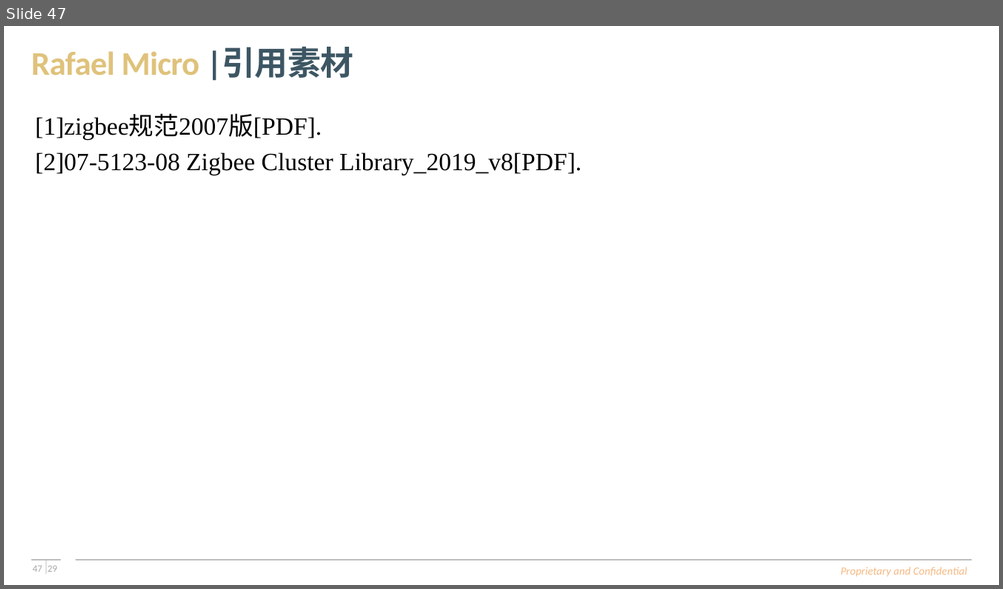
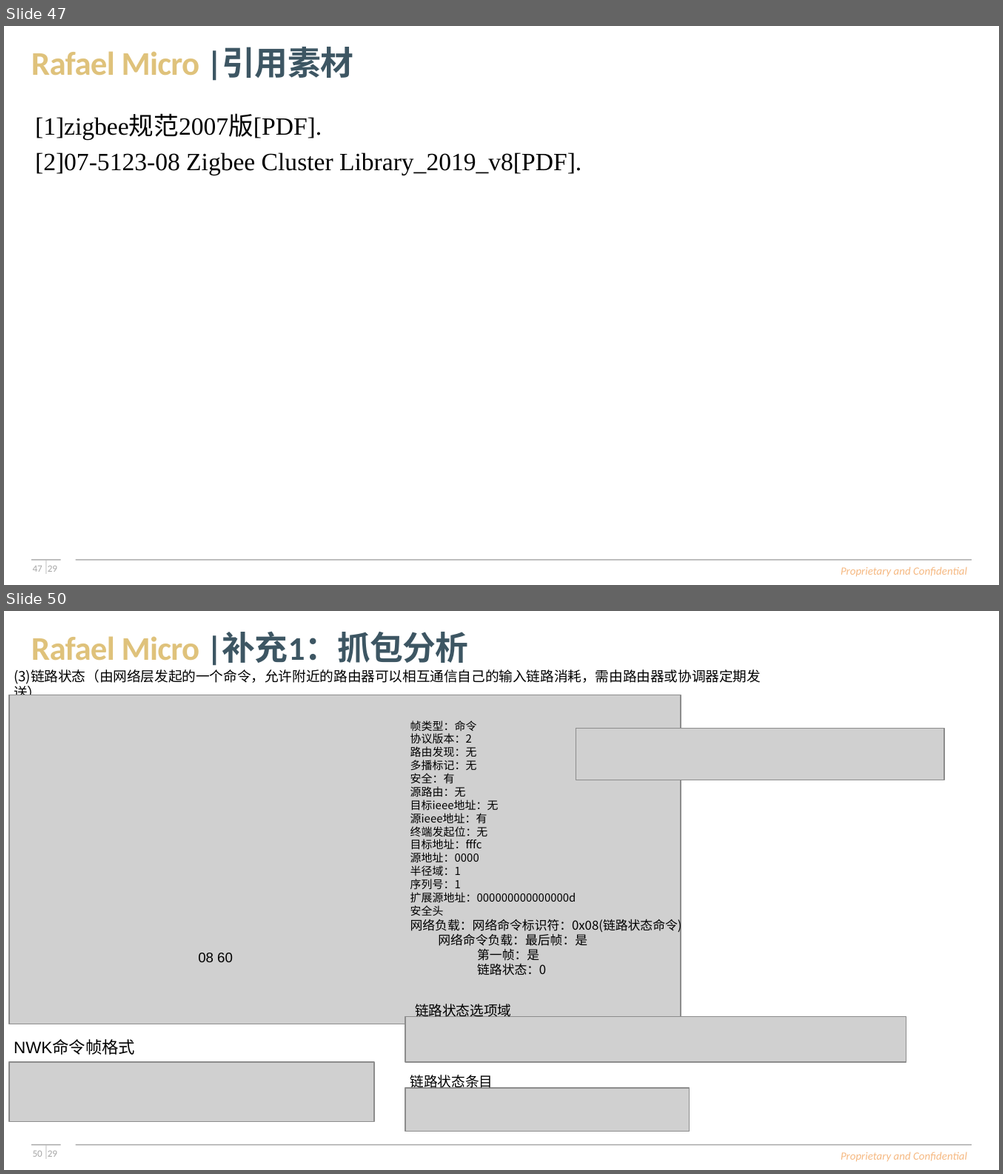
Before and after one commit to SimonLee584/rt58x_alpha_training_maindev, a slide deck: Meeting_Doc/Part-III_Zigbee_Spec/Zigbee学习报告(许浩彬).pptx. Shown one above the other, each under a label of ours: slide 47 before the commit, slides 47 and 50 after it; the slides between them are not shown. The pictures are 1003x589 and 1003x1174 pixels, drawn with LibreOffice and Linux fonts; fonts in the diff are those of the drawing; grey boxes stand for pictures; background and template pictures are left out. Boxes give left, top, right and bottom in pixels: in the first picture for what was removed or moved away, otherwise in the second. Text is boxed around its words. In the diff, an @@ line names an element or a change of style, - is before the commit and + after.

```diff
--- a/Meeting_Doc/Part-III_Zigbee_Spec/Zigbee学习报告(许浩彬).pptx
+++ b/Meeting_Doc/Part-III_Zigbee_Spec/Zigbee学习报告(许浩彬).pptx
@@ slide 50 added at [4,611,999,1170], background #FFFFFF; not listed: 8 template elements that a slide beside it also shows @@
@@ text added at [31,632,469,666], 24 pt, text #DFC27B, bold @@
+Rafael Micro |补充1：抓包分析
@@ text added at [14,669,760,695], 10 pt, text #000000 @@
+(3)链路状态（由网络层发起的一个命令，允许附近的路由器可以相互通信自己的输入链路消耗，需由路由器或协调器定期发送）
@@ picture added at [9,695,680,1025] @@
@@ text added at [410,721,682,976], 8 pt, text #000000 @@
+帧类型：命令
+协议版本：2
+路由发现：无
+多播标记：无
+安全：有
+源路由：无
+目标ieee地址：无
+源ieee地址：有
+终端发起位：无
+目标地址：fffc
+源地址：0000
+半径域：1
+序列号：1
+扩展源地址：000000000000000d
+安全头
+网络负载：网络命令标识符：0x08(链路状态命令)
+网络命令负载：最后帧：是
+第一帧：是
+链路状态：0
@@ picture added at [576,729,944,780] @@
@@ text added at [198,953,233,963], 10 pt, text #000000 @@
+08 60
@@ text added at [415,1004,511,1017], 10 pt, text #000000 @@
+链路状态选项域
@@ picture added at [405,1017,905,1062] @@
@@ text added at [14,1040,135,1055], 12 pt, text #000000 @@
+NWK命令帧格式
@@ picture added at [9,1062,374,1122] @@
@@ text added at [410,1073,493,1089], 10 pt, text #000000 @@
+链路状态条目
@@ picture added at [405,1088,688,1132] @@
```
Also in this commit, not shown: 3 slides changed, 11 other slides added.
